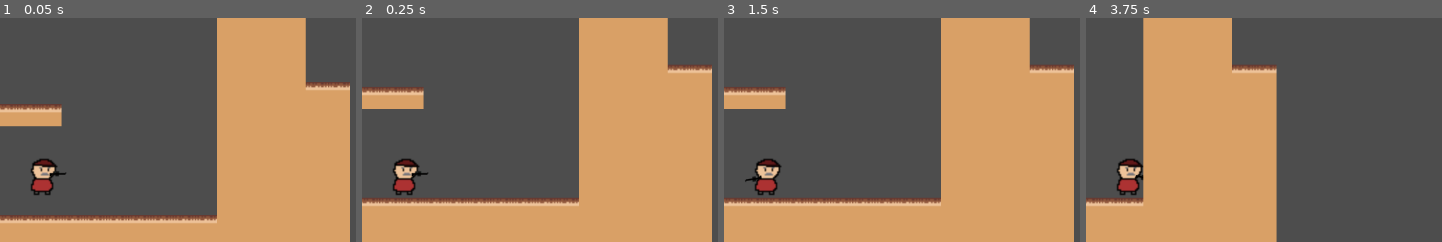
Above: before the commit, frames 1-4 (left to right).
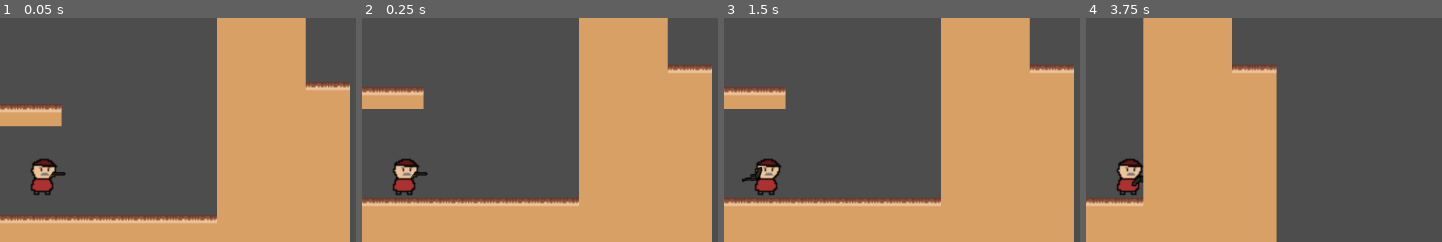
Above: after the commit, the same moments.

Repository: UVASGD/spring-2024-ricochet
Game: Godot game, scene res://scenes/world.tscn
The game is run twice, just before and just after one commit, with the same random seed, the same clock (stepped at 60 frames per second) and the same inputs.
Inputs (mouse positions are % of the whole screen's width and height, from its top left):
- Up to frame 1 (0.05 s): no input
- Up to frame 2 (0.25 s): no input
- Up to frame 3 (1.5 s): tap Enter (ui_accept) at 0.5, 0.77, 1.25 s; move the mouse to (81, 45) at 0.52 s; hold W (Swap) 0.53-1.28 s; hold Right (ui_right) from 0.53 s (still down); tap S (Pickup) at 0.6 s; move the mouse to (34, 55) at 1.27 s; tap W (Swap) at 1.35 s
- Up to frame 4 (3.75 s): tap Enter (ui_accept) at 1.52, 2, 2.75, 3.02 s; tap S (Pickup) at 1.55, 2.1, 3.05 s; move the mouse to (67, 28) at 2.02 s; release Right (ui_right) at 2.03 s; hold Left (ui_left) 2.03-2.78 s; hold W (Swap) 2.03-2.78 s; move the mouse to (50, 70) at 2.77 s; hold Right (ui_right) from 2.78 s (still down); click (50, 70) at 2.85 s; move the mouse to (90, 65) at 3.52 s; hold W (Swap) from 3.53 s (still down)
The pictures show only the part of the screen within x 50-100%, y 15-65%; the shares and areas given below are measured in that part.

The runs differ from the first frame. In frame 1, less than 0.1% of the frame differs, in the area x 13-19%, y 68-72%; in frame 2, less than 0.1%; in frame 3, 0.1%, in the area x 5-11%, y 66-74%; in frame 4, less than 0.1%.

Commit message:
make gun pickup icon

Diff:
--- a/scenes/gun.tscn
+++ b/scenes/gun.tscn
@@ -45,5 +45,5 @@
 rotation = -3.14159
 scale = Vector2(0.6, 0.6)
 sprite_frames = SubResource("SpriteFrames_hgev0")
-animation = &"revolver"
+animation = &"shotgun"
 flip_v = true
--- a/scenes/player.tscn
+++ b/scenes/player.tscn
@@ -1,14 +1,18 @@
-[gd_scene load_steps=8 format=3 uid="uid://d1gn05301x4j3"]
+[gd_scene load_steps=10 format=3 uid="uid://d3w74knuobnpg"]
 
 [ext_resource type="Script" path="res://scripts/CharacterBody2D.gd" id="1_op0tq"]
 [ext_resource type="Texture2D" uid="uid://3dl3vapbbyyf" path="res://images/1stGuy.png" id="2_cb8at"]
 [ext_resource type="Script" path="res://scripts/Gun.gd" id="2_fxh18"]
 [ext_resource type="Texture2D" uid="uid://er5wr14bks2" path="res://images/Revolver.png" id="3_m6ad3"]
-[ext_resource type="PackedScene" uid="uid://c7p7euxhfpbeg" path="res://scenes/gun.tscn" id="5_dfevr"]
+[ext_resource type="PackedScene" uid="uid://bxrek0u2dplk1" path="res://scenes/gun.tscn" id="5_dfevr"]
+[ext_resource type="Texture2D" uid="uid://cyow1eps2hr8d" path="res://images/Sniper.png" id="6_6oyuk"]
 
 [sub_resource type="CapsuleShape2D" id="CapsuleShape2D_2use6"]
 
 [sub_resource type="QuadMesh" id="QuadMesh_4nh5r"]
+
+[sub_resource type="RectangleShape2D" id="RectangleShape2D_il0p2"]
+size = Vector2(19, 26)
 
 [node name="Node2D" type="Node2D"]
 
@@ -56,3 +60,18 @@
 [node name="RightRayCast" type="RayCast2D" parent="CharacterBody2D"]
 visible = false
 target_position = Vector2(50, 0)
+
+[node name="PlayerPickupArea" type="Area2D" parent="CharacterBody2D"]
+position = Vector2(44, -34)
+
+[node name="CollisionShape2D" type="CollisionShape2D" parent="CharacterBody2D/PlayerPickupArea"]
+position = Vector2(-43.5, 35)
+shape = SubResource("RectangleShape2D_il0p2")
+debug_color = Color(0.960784, 0, 0.513726, 0.419608)
+
+[node name="PickupIcon" type="Sprite2D" parent="CharacterBody2D/PlayerPickupArea"]
+position = Vector2(-44, 5)
+texture = ExtResource("6_6oyuk")
+
+[connection signal="area_entered" from="CharacterBody2D/PlayerPickupArea" to="CharacterBody2D/Pivot" method="_on_pickup_area_area_entered"]
+[connection signal="area_exited" from="CharacterBody2D/PlayerPickupArea" to="CharacterBody2D/Pivot" method="_on_player_pickup_area_area_exited"]
--- a/scripts/Gun.gd
+++ b/scripts/Gun.gd
@@ -2,6 +2,7 @@
 
 @onready var killRayCast := $Gun2/KillRayCast2D
 @onready var gunSprite := $Gun2/GunSprite
+@onready var pickupIcon := $"../PlayerPickupArea/PickupIcon"
 
 # Weapon names to weapon ids.
 enum weapons {REVOLVER = 0, SHOTGUN = 1, SNIPER = 2}
@@ -11,12 +12,13 @@
 
 # Called when the node enters the scene tree for the first time.
 func _ready():
+	pickupIcon.hide()
 	for weapon_id in weapons.keys():
 		gun_storage[weapon_id] = false
 
 	gun_storage[weapons.REVOLVER] = true
-	active_gun = weapons.SNIPER
-	gunSprite.play(weapons.find_key(active_gun).to_lower())
+	active_gun = weapons.REVOLVER
+#	gunSprite.play(weapons.find_key(active_gun).to_lower())
 
 # Called every frame. 'delta' is the elapsed time since the previous frame.
 func _process(delta):
@@ -25,3 +27,20 @@
 	if hit_collider and hit_collider.name == "Enemy":
 		if Input.is_action_just_pressed("Shoot"):
 			print("enemy killed")
+
+	if Input.is_action_just_pressed("Pickup"):
+		swapGun(weapons.SNIPER)
+	if Input.is_action_just_pressed("Swap"):
+		swapGun(weapons.REVOLVER)
+
+func swapGun(newWeapon: weapons) -> void:
+	active_gun = newWeapon
+	gunSprite.play(weapons.find_key(active_gun).to_lower())
+
+func _on_pickup_area_area_entered(area: Object):
+	if area.name == "PickupArea":
+		pickupIcon.show()
+
+func _on_player_pickup_area_area_exited(area):
+	if area.name == "PickupArea":
+		pickupIcon.hide()
Not shown: 1 places in scenes/enemy.tscn that only renumber resources
Not shown: 1 places in scenes/gun.tscn that only renumber resources
Not shown: 1 places in scenes/revolver_pickup.tscn that only renumber resources
Not shown: 1 places in scenes/world.tscn that only renumber resources
